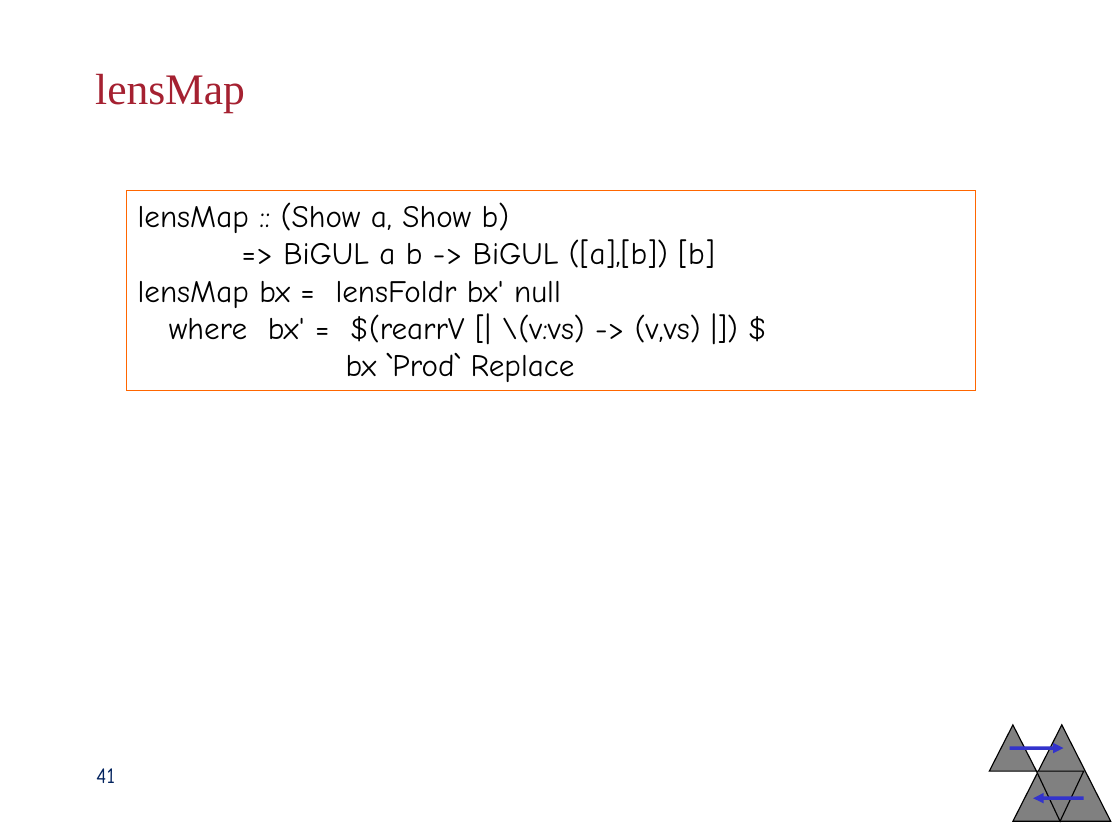
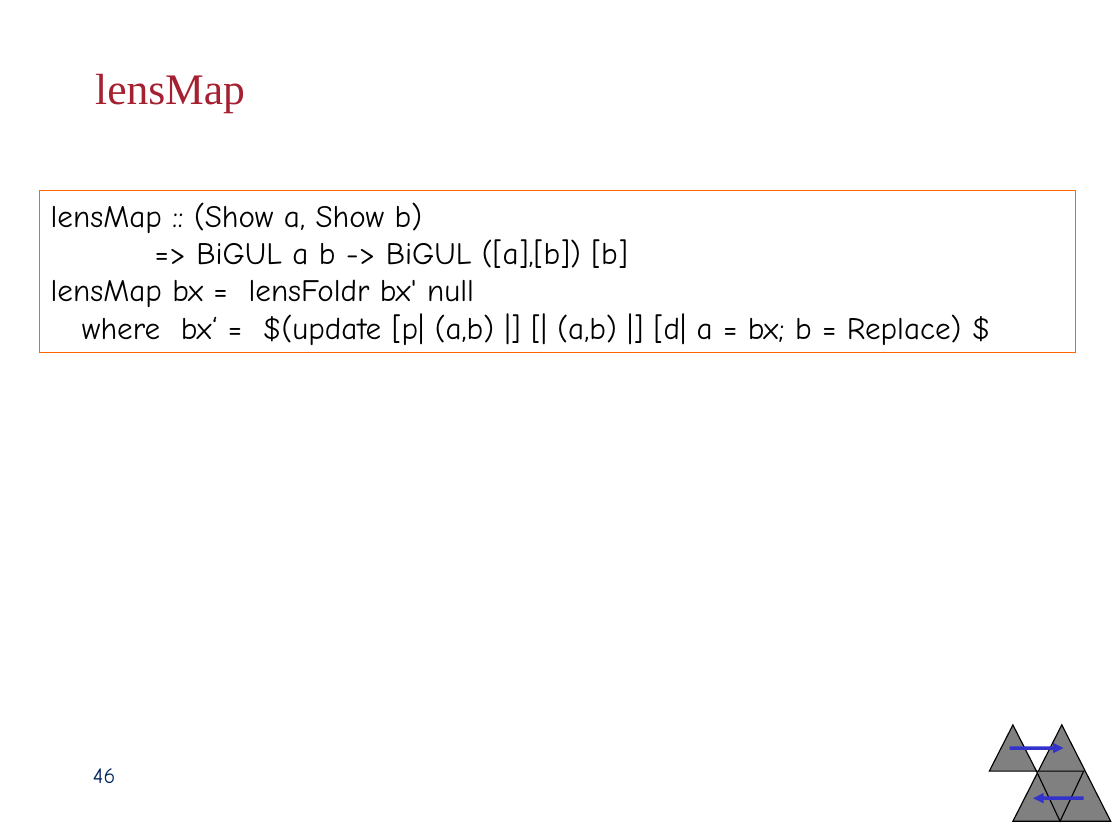
Before and after one commit to blank71/bigul-nix-flake, a slide deck: slide 46 of SummerSchool16/slides/hu.pptx (slide 41 before the commit). Drawn at 1120x840 pixels with LibreOffice and Linux fonts; fonts in the diff are those of the drawing; background and template pictures are left out. Boxes give left, top, right and bottom in pixels: in the first picture for what was removed or moved away, otherwise in the second. Text is boxed around its words. In the diff, an @@ line names an element or a change of style, - is before the commit and + after.

```diff
--- a/SummerSchool16/slides/hu.pptx
+++ b/SummerSchool16/slides/hu.pptx
@@ rectangle "lensMap :: (Show a, Show ...": place and size @@
-rectangle "lensMap :: (Show a, Show ..." at <box>127,190,976,390</box>
+rectangle "lensMap :: (Show a, Show ..." at <box>39,190,1075,353</box>
@@ text in rectangle at <box>82,313,962,345</box>: text changed @@
-where bx' = $(rearrV [| \(v:vs) -> (v,vs) |]) $
-bx `Prod` Replace
+where bx‘ = $(update [p| (a,b) |] [| (a,b) |] [d| a = bx; b = Replace) $
@@ page number at <box>93,768,115,783</box>: text changed @@
-41
+46
```
Also in this commit, not shown: 2 other slides changed, 5 slides added, 1 other file.
